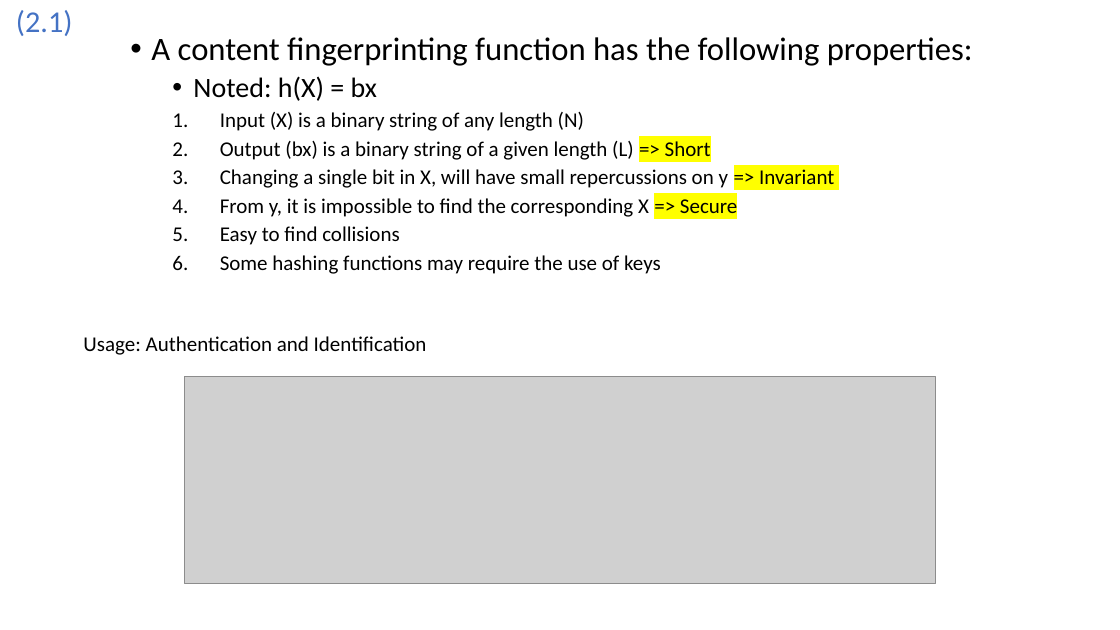
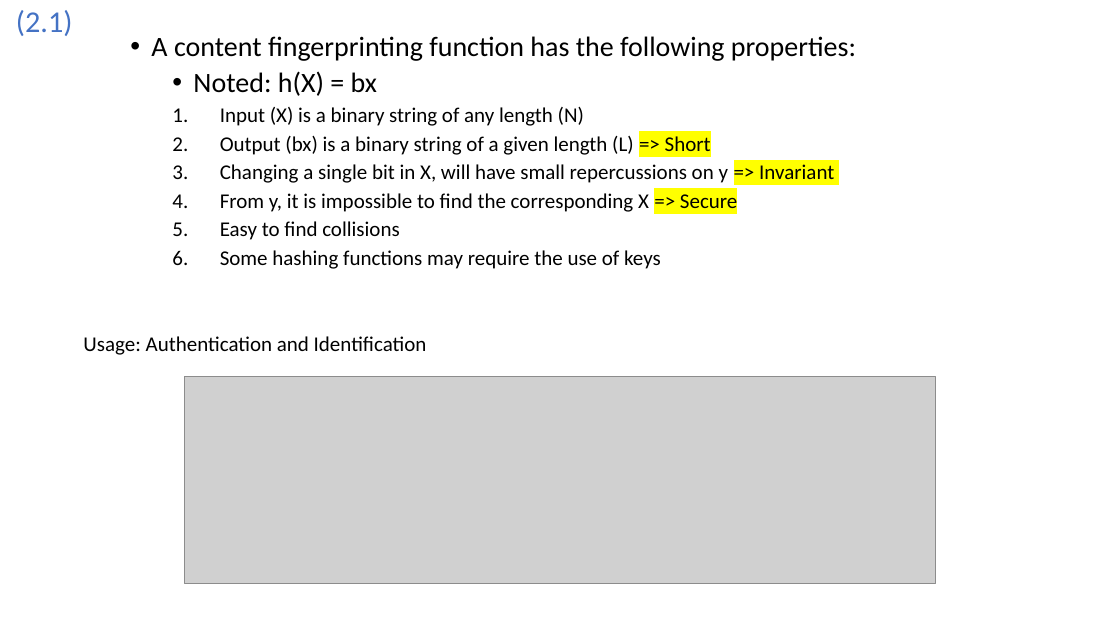
Before and after one commit to Joao-Quinta/master_cours_choix, a slide deck: slide 3 of securite_multimedia/exam_prep/section_2.odp. Drawn at 1120x630 pixels with LibreOffice and Linux fonts; fonts in the diff are those of the drawing; grey boxes stand for pictures. Boxes give left, top, right and bottom in pixels: in the first picture for what was removed or moved away, otherwise in the second. Text is boxed around its words. In the diff, an @@ line names an element or a change of style, - is before the commit and + after.

```diff
--- a/securite_multimedia/exam_prep/section_2.odp
+++ b/securite_multimedia/exam_prep/section_2.odp
@@ text at <box>151,36,856,61</box>: size 28 to 24 pt in "A content fingerprinting function has the following ..." @@
```
Also in this commit, not shown: 14 other slides changed, 3 slides added, 6 other files.
